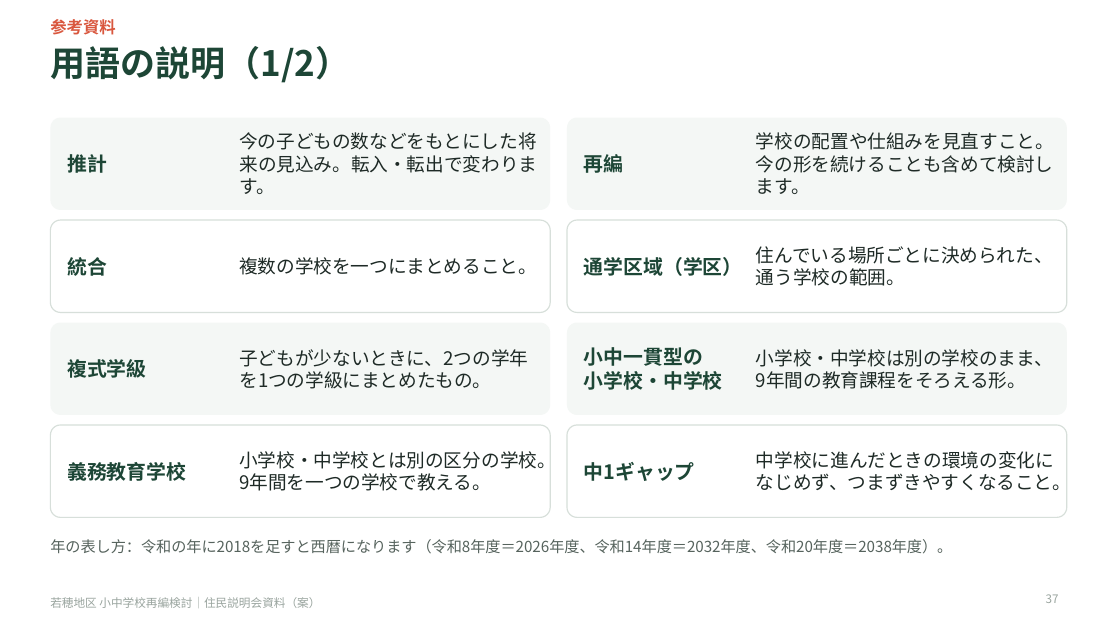
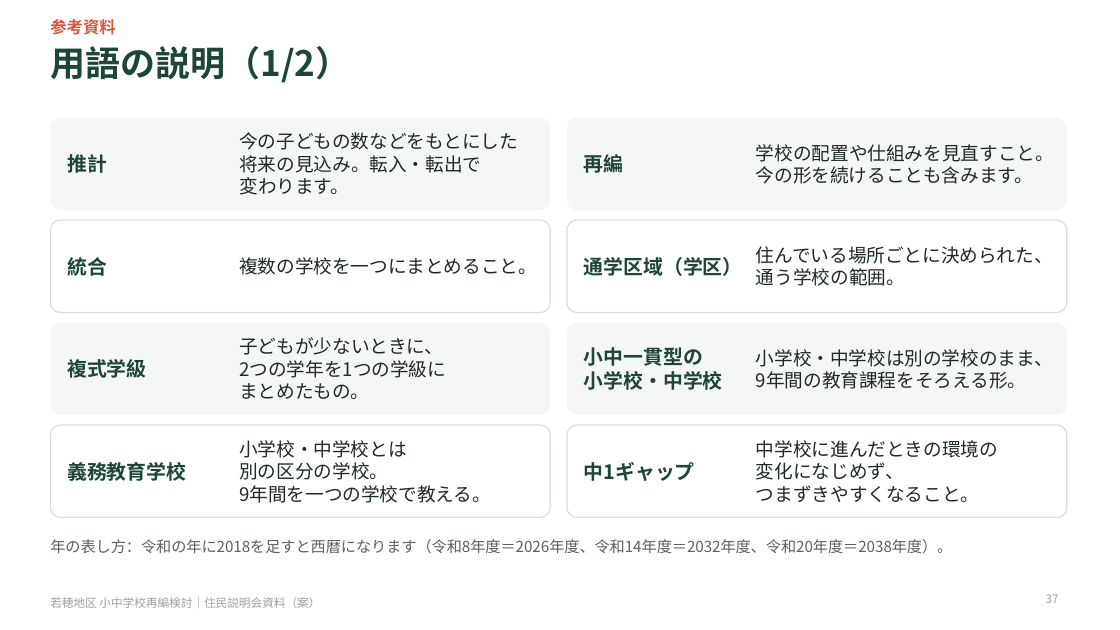
Before and after one commit to Masaki12008/GS, a slide deck: slide 37 of output/若穂地区_住民説明会資料.pptx. Drawn at 1120x630 pixels with LibreOffice and Linux fonts; fonts in the diff are those of the drawing. Boxes give left, top, right and bottom in pixels: in the first picture for what was removed or moved away, otherwise in the second. Text is boxed around its words. In the diff, an @@ line names an element or a change of style, - is before the commit and + after.

```diff
--- a/output/若穂地区_住民説明会資料.pptx
+++ b/output/若穂地区_住民説明会資料.pptx
@@ text at <box>239,132,518,195</box>: text changed @@
-今の子どもの数などをもとにした将来の見込み。転入・転出で変わります。
+今の子どもの数などをもとにした
+将来の見込み。転入・転出で
+変わります。
@@ text at <box>756,144,1054,184</box>: text changed @@
-学校の配置や仕組みを見直すこと。今の形を続けることも含めて検討します。
+学校の配置や仕組みを見直すこと。
+今の形を続けることも含みます。
@@ text at <box>239,337,446,399</box>: text changed @@
-子どもが少ないときに、2つの学年を1つの学級にまとめたもの。
+子どもが少ないときに、
+2つの学年を1つの学級に
+まとめたもの。
@@ text at <box>239,440,491,503</box>: text changed @@
-小学校・中学校とは別の区分の学校。9年間を一つの学校で教える。
+小学校・中学校とは
+別の区分の学校。
+9年間を一つの学校で教える。
@@ text at <box>756,440,998,502</box>: text changed @@
-中学校に進んだときの環境の変化になじめず、つまずきやすくなること。
+中学校に進んだときの環境の
+変化になじめず、
+つまずきやすくなること。
```
Also in this commit, not shown: 16 other slides changed, 6 other files.
